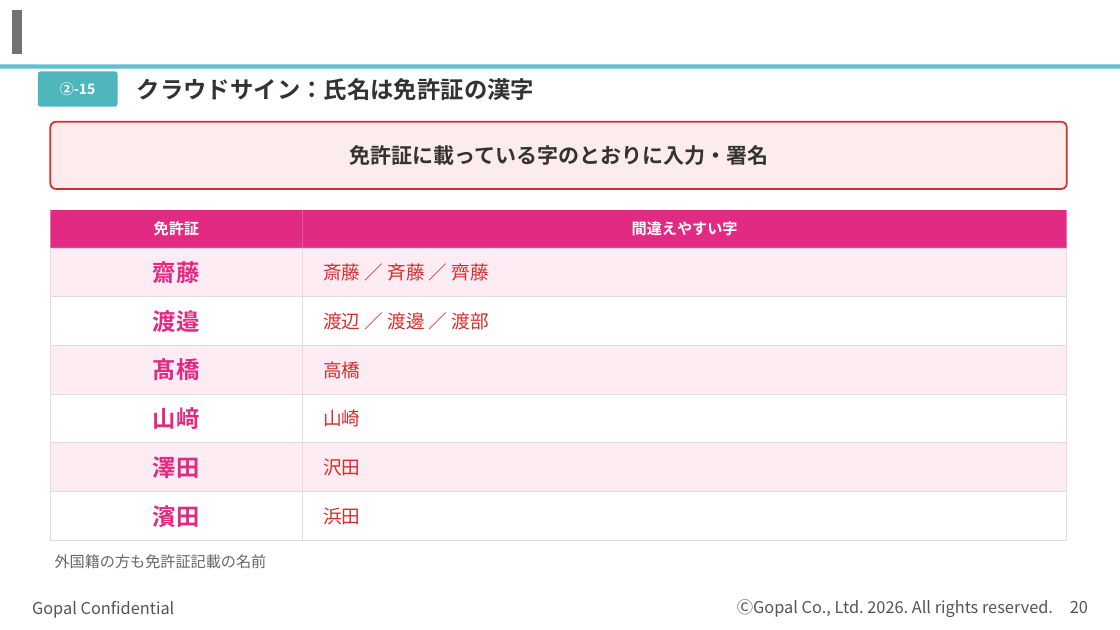
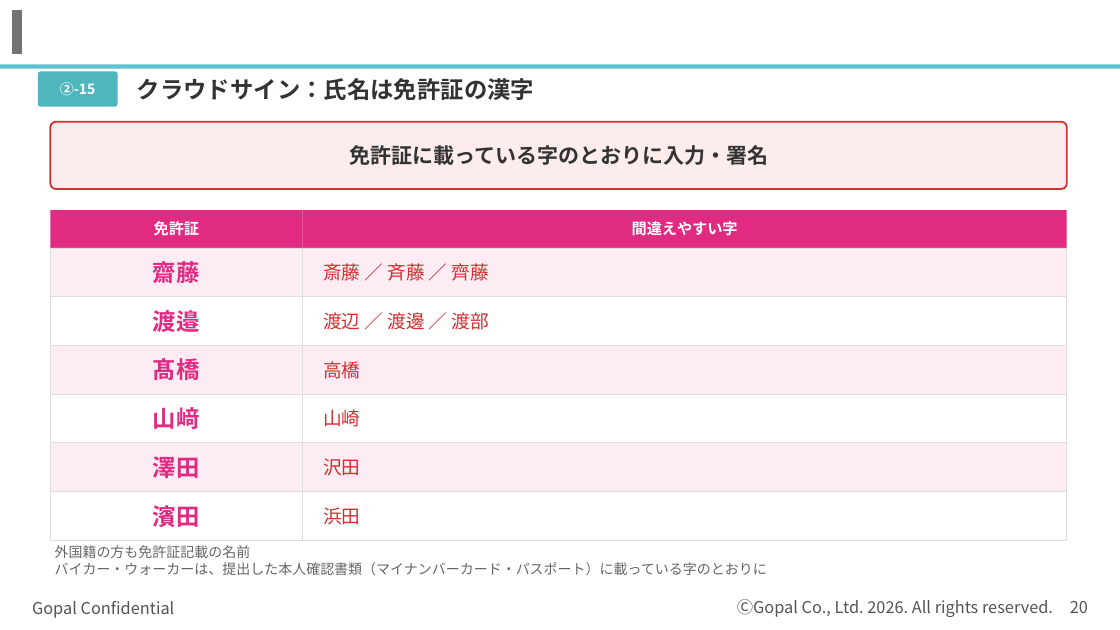
Before and after one commit to kagayugopal-eng/tamu, a slide deck: slide 20 of out/登録の流れ_書類準備まで.pptx. Drawn at 1120x630 pixels with LibreOffice and Linux fonts; fonts in the diff are those of the drawing; background and template pictures are left out. Boxes give left, top, right and bottom in pixels: in the first picture for what was removed or moved away, otherwise in the second. Text is boxed around its words. In the diff, an @@ line names an element or a change of style, - is before the commit and + after.

```diff
--- a/out/登録の流れ_書類準備まで.pptx
+++ b/out/登録の流れ_書類準備まで.pptx
@@ text "外国籍の方も免許証記載の名前": place and size @@
-text "外国籍の方も免許証記載の名前" at (55, 554, 267, 568)
+text "外国籍の方も免許証記載の名前" at (55, 545, 767, 575)
@@ text at (55, 562, 767, 575): paragraph added @@
+バイカー・ウォーカーは、提出した本人確認書類（マイナンバーカード・パスポート）に載っている字のとおりに
@@ text at (55, 545, 251, 558): size 13 to 12 pt in "外国籍の方も免許証記載の名前" @@
```
Also in this commit, not shown: 2 other slides changed, 1 slide added, 1 slide removed.
